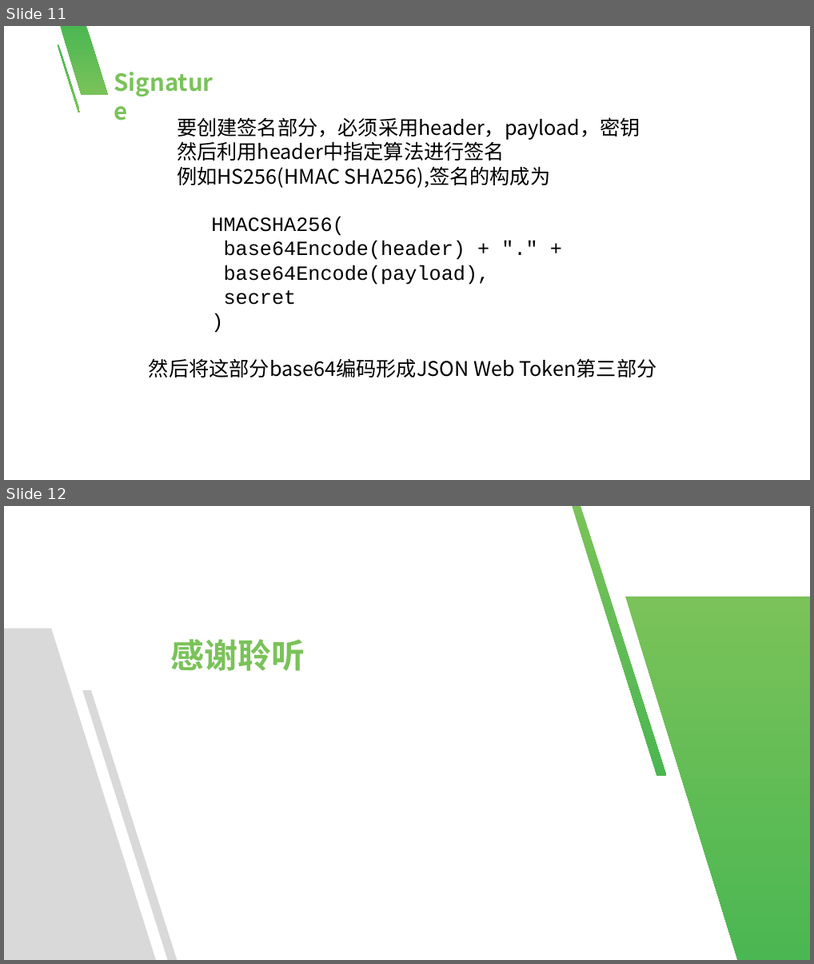
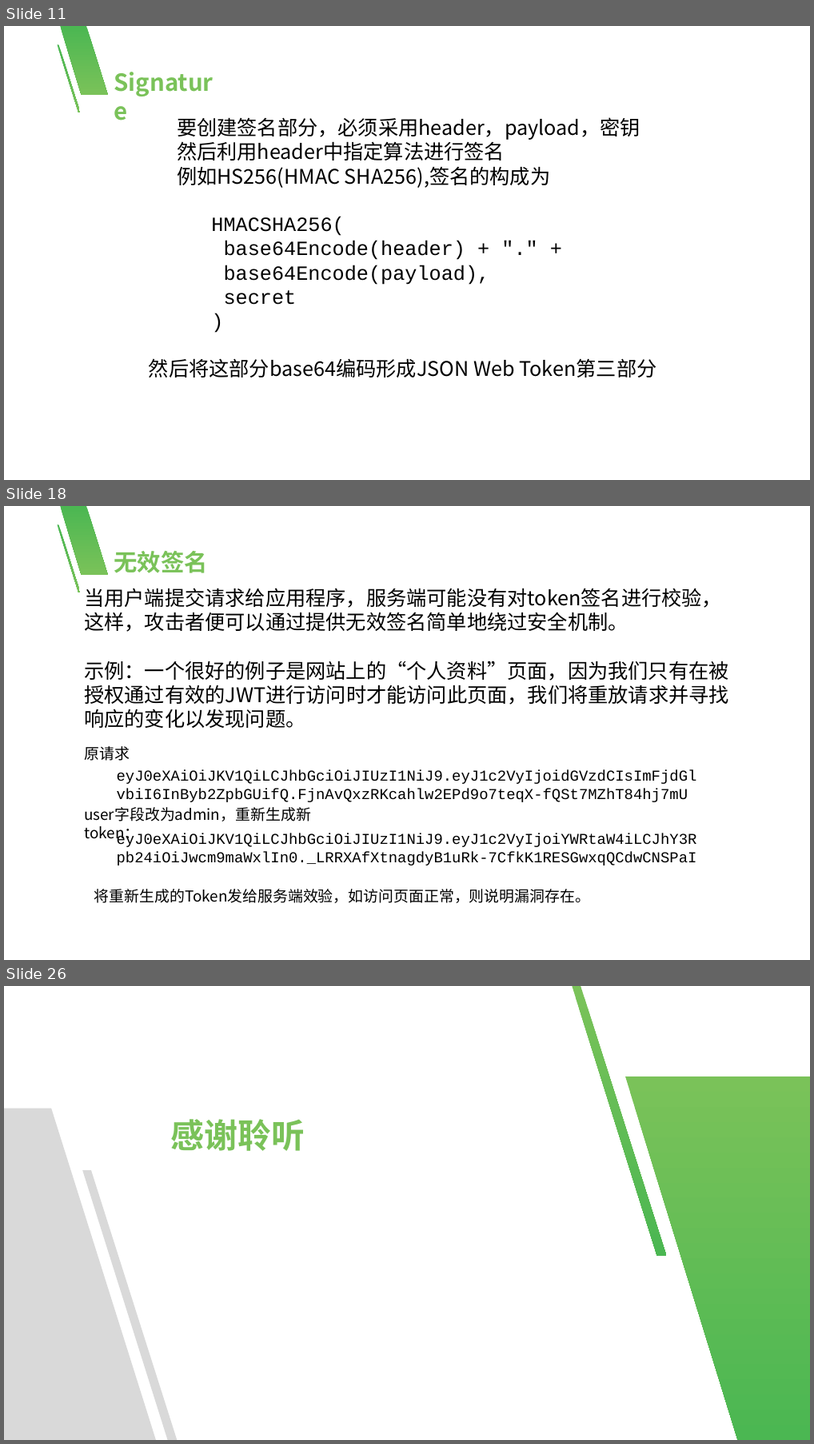
Before and after one commit to xikong-mubai/check_test, a slide deck: web/JWT.pptx. Shown one above the other, each under a label of ours: slides 11 and 12 before the commit, slides 11, 18 and 26 after it; the slides between them are not shown. The pictures are 814x964 and 814x1444 pixels, drawn with LibreOffice and Linux fonts; fonts in the diff are those of the drawing; background and template pictures are left out. Boxes give left, top, right and bottom in pixels: in the first picture for what was removed or moved away, otherwise in the second. Text is boxed around its words. In the diff, an @@ line names an element or a change of style, - is before the commit and + after.

```diff
--- a/web/JWT.pptx
+++ b/web/JWT.pptx
@@ slide 18 added at bbox=[4, 506, 810, 960], background #FFFFFF; not listed: 2 template elements that a slide beside it also shows @@
@@ text added at bbox=[114, 551, 208, 573], 28 pt, text #7AC259, bold @@
+无效签名
@@ text added at bbox=[84, 588, 730, 728], 24 pt, text #000000 @@
+当用户端提交请求给应用程序，服务端可能没有对token签名进行校验，这样，攻击者便可以通过提供无效签名简单地绕过安全机制。
+示例：一个很好的例子是网站上的“个人资料”页面，因为我们只有在被授权通过有效的JWT进行访问时才能访问此页面，我们将重放请求并寻找响应的变化以发现问题。
@@ text added at bbox=[84, 746, 130, 760], 18 pt, text #000000 @@
+原请求
@@ text added at bbox=[117, 770, 698, 802], 18 pt, text #000000 @@
+eyJ0eXAiOiJKV1QiLCJhbGciOiJIUzI1NiJ9.eyJ1c2VyIjoidGVzdCIsImFjdGlvbiI6InByb2ZpbGUifQ.FjnAvQxzRKcahlw2EPd9o7teqX-fQSt7MZhT84hj7mU
@@ text added at bbox=[84, 807, 311, 843], 18 pt, text #000000 @@
+user字段改为admin，重新生成新token：
@@ text added at bbox=[117, 833, 698, 865], 18 pt, text #000000 @@
+eyJ0eXAiOiJKV1QiLCJhbGciOiJIUzI1NiJ9.eyJ1c2VyIjoiYWRtaW4iLCJhY3Rpb24iOiJwcm9maWxlIn0._LRRXAfXtnagdyB1uRk-7CfkK1RESGwxqQCdwCNSPaI
@@ text added at bbox=[94, 888, 590, 903], 18 pt, text #000000 @@
+将重新生成的Token发给服务端效验，如访问页面正常，则说明漏洞存在。
@@ what was slide 12 is now slide 26 @@
```
Also in this commit, not shown: 13 other slides added.
